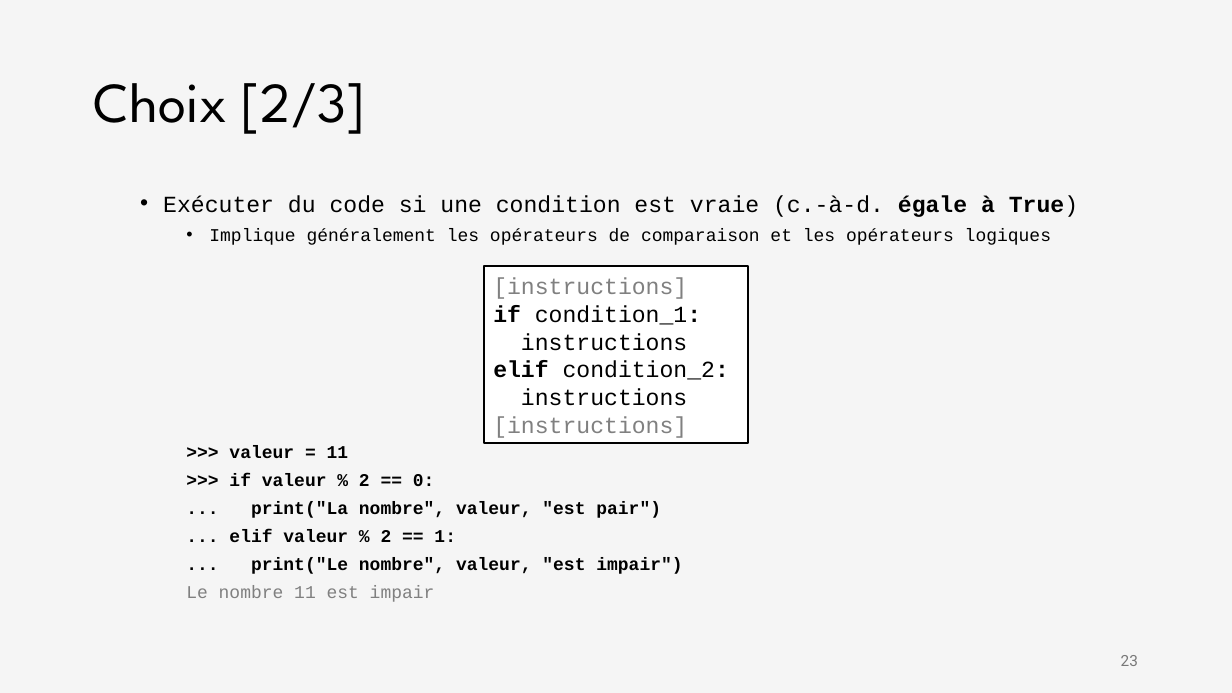
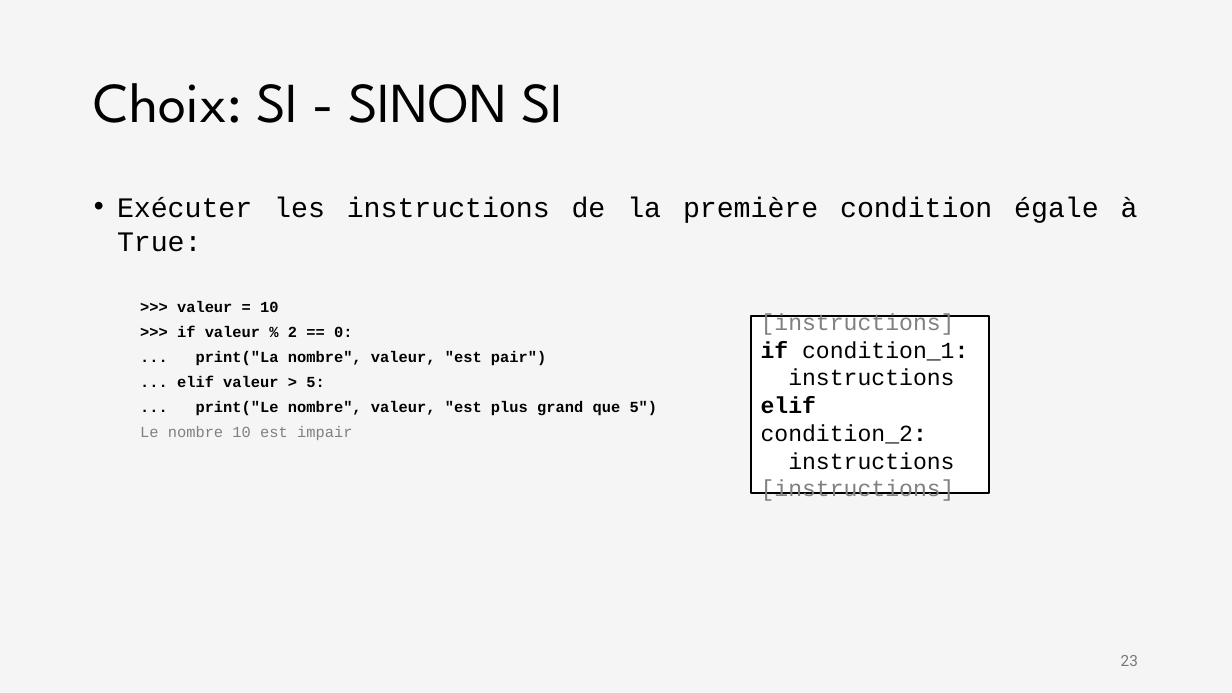
Before and after one commit to iannickgagnon/sagedays_iannick_2026, a slide deck: slide 23 of python_1/presentation_python_1.pptx. Drawn at 1232x693 pixels with LibreOffice and Linux fonts; fonts in the diff are those of the drawing. Boxes give left, top, right and bottom in pixels: in the first picture for what was removed or moved away, otherwise in the second. Text is boxed around its words. In the diff, an @@ line names an element or a change of style, - is before the commit and + after.

```diff
--- a/python_1/presentation_python_1.pptx
+++ b/python_1/presentation_python_1.pptx
@@ title at (94, 83, 564, 123): text changed @@
-Choix [2/3]
+Choix: SI - SINON SI
@@ text at (117, 197, 1138, 312): text changed; size 14 to 22 pt @@
-  • Exécuter du code si une condition est vraie (c.-à-d. égale à True)
-    • Implique généralement les opérateurs de comparaison et les opérateurs logiques
-    >>> valeur = 11
+• Exécuter les instructions de la première condition égale à True:
+  >>> valeur = 10
@@ text at (177, 326, 546, 366): size 14 to 12 pt in ">>> if valeur % 2 == 0:", "... print("La nombre", valeur, "est pair")"; list level 3 to 2 in ">>> if valeur % 2 ..."; list level 3 to 2 in "... print("La nombre", valeur, "est ..." @@
@@ rectangle "[instructions]": place and size @@
-rectangle "[instructions]" at (484, 266, 748, 444)
+rectangle "[instructions]" at (751, 316, 989, 494)
@@ text at (140, 376, 658, 440): text changed; size 14 to 12 pt @@
-    ... elif valeur % 2 == 1:
-    ... print("Le nombre", valeur, "est impair")
-    Le nombre 11 est impair
+  ... elif valeur > 5:
+  ... print("Le nombre", valeur, "est plus grand que 5")
+  Le nombre 10 est impair
```
Also in this commit, not shown: 2 other slides changed.
